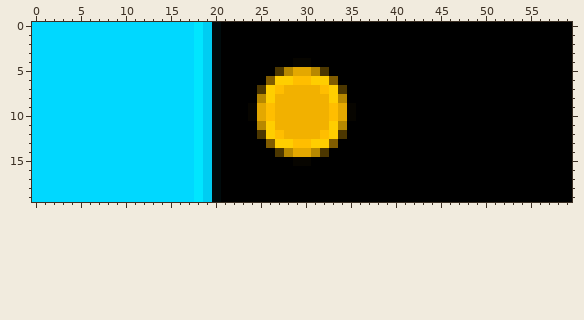
A pixel-art sprite gets an edit: John Larsson/Pacman/PacmanContent/PacTiles.png. Above is the file before it was changed.
The file is 60x20 pixels. Colours within 5 levels of each other are drawn and written as one.
The result:
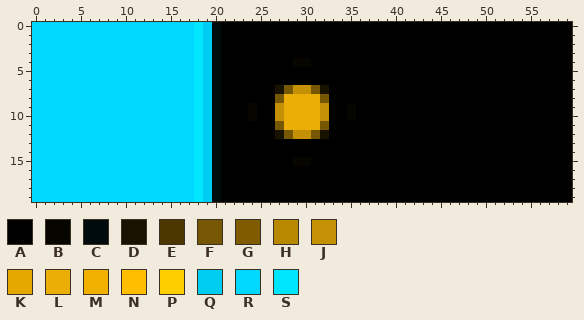
Palette (. is transparent): A #000000  B #070500  C #000b0d  D #181201  E #4c3700  F #765704  G #805c00  H #b78800  J #c49106  K #e4a800  L #ebae07  M #f2b100  N #ffbe00  P #ffce00  Q #00cdf2  R #00d8ff  S #00e6ff
The exact change:
The edit turns colour E into colour A in row 5 at x 27 and 32; in row 7 at x 25 and 34; in row 12 at x 25 and 34; in row 14 at x 27 and 32.
The edit turns colour G into colour A in row 6 at x 26 and 33; in row 13 at x 26 and 33.
The edit turns colour H into colour A in row 5 at x 28 and 31; in row 8 at x 25 and 34; in row 11 at x 25 and 34; in row 14 at x 28 and 31.
The edit turns colour K into colour A in row 5 at x 29 to 30; in rows 9 to 10 at x 25 and 34; in row 14 at x 29 to 30.
The edit turns colour N into colour A in row 6 at x 29 to 30; in rows 9 to 10 at x 26 and 33; in row 13 at x 29 to 30.
The edit turns colour P into colour A in row 6 at x 27 to 28 and 31 to 32; in rows 7 to 8 at x 26 and 33; in rows 11 to 12 at x 26 and 33; in row 13 at x 27 to 28 and 31 to 32.
The edit turns colour N into colour D in row 7 at x 27 and 32; in row 12 at x 27 and 32.
The edit turns colour M into colour F in row 7 at x 28 and 31; in row 8 at x 27 and 32; in row 11 at x 27 and 32; in row 12 at x 28 and 31.
The edit turns colour M into colour J in row 7 at x 29 to 30; in rows 9 to 10 at x 27 and 32; in row 12 at x 29 to 30.
The edit turns colour M into colour L in rows 8 to 11 at x 28 to 31.
